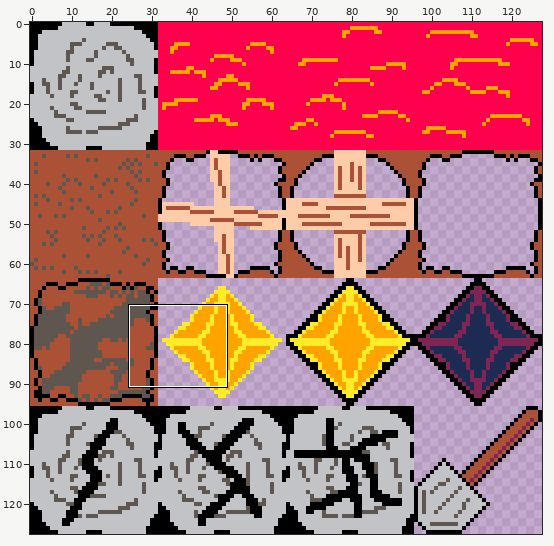
One commit to this sprite sheet: src/client/img/proc/tiles.png. Above: a wide view before the commit, with the close-up outlined.
Close-up. As it was:
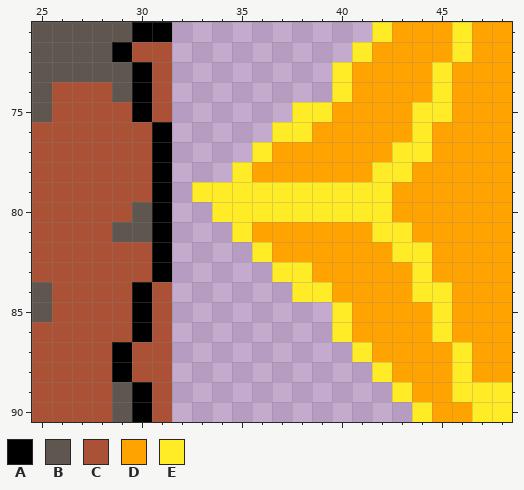
The file is 128x128 pixels. Shown: x 25..48, y 71..90. The commit also changed other parts of the picture, which this record leaves out.
Palette (. is transparent): A #000000  B #5f574f  C #ab5236  D #ffa300  E #ffec27
Pixels before, first column x 25:
71 BBBBBAA..........EDDDEDD
72 BBBBACC.........EDDDDEDD
73 BBBBBAC........EDDDDEDDD
74 BCCCBAC........EDDDDEDDD
75 BCCCCAC......EEDDDDEEDDD
76 CCCCCCA.....EEDDDDDEDDDD
77 CCCCCCA....EDDDDDDEEDDDD
78 CCCCCCA...EDDDDDDEEDDDDD
79 CCCCCCA.EEEEEEEEEEDDDDDD
80 CCCCCBA..EEEEEEEEEDDDDDD
81 CCCCBBA...EDDDDDDEEDDDDD
82 CCCCCCA....EDDDDDDEEDDDD
83 CCCCCCA.....EEDDDDDEDDDD
84 BCCCCAC......EEDDDDEEDDD
85 BCCCCAC........EDDDDEDDD
86 CCCCCAC........EDDDDEDDD
87 CCCCACC.........EDDDDEDD
88 CCCCACC..........EDDDEDD
89 CCCCBAC...........EDDEEE
90 CCCCBAC............EDDEE
New version:
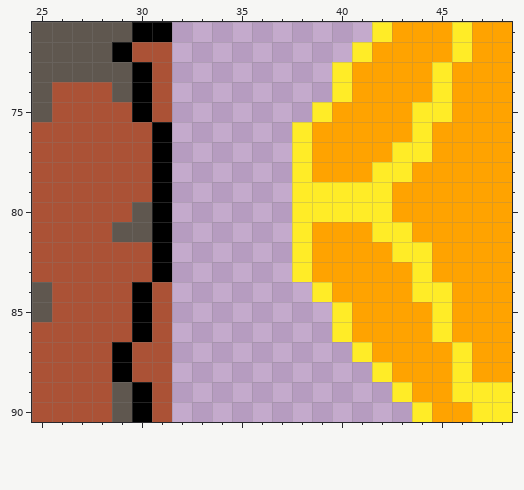
Difference:
Changed rows in their new state; - is an unchanged pixel.
first column x 33:
75 -----.
76 ----.-
77 ---..E
78 --...E
79 .....-
80 -....-
81 --...E
82 ---..E
83 ----.-
84 -----.
Boxes around the changes in both close-ups, in picture pixels (x1, y1, x2, y2):
changed: (192, 102, 312, 302)
